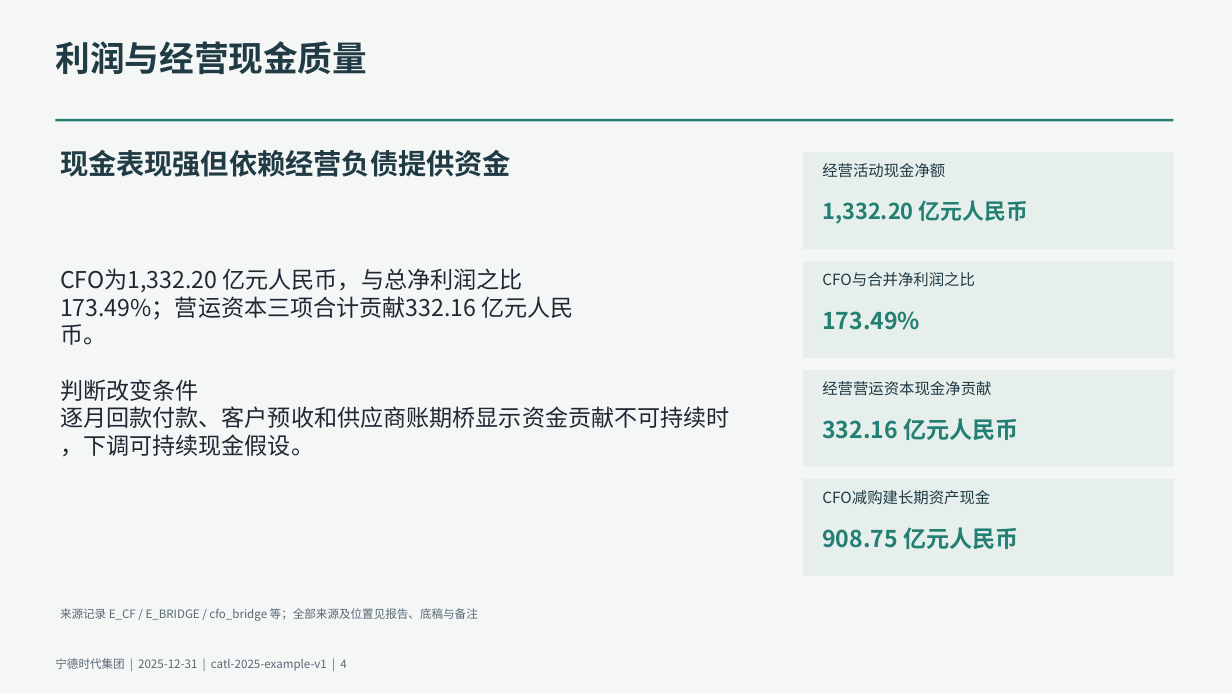
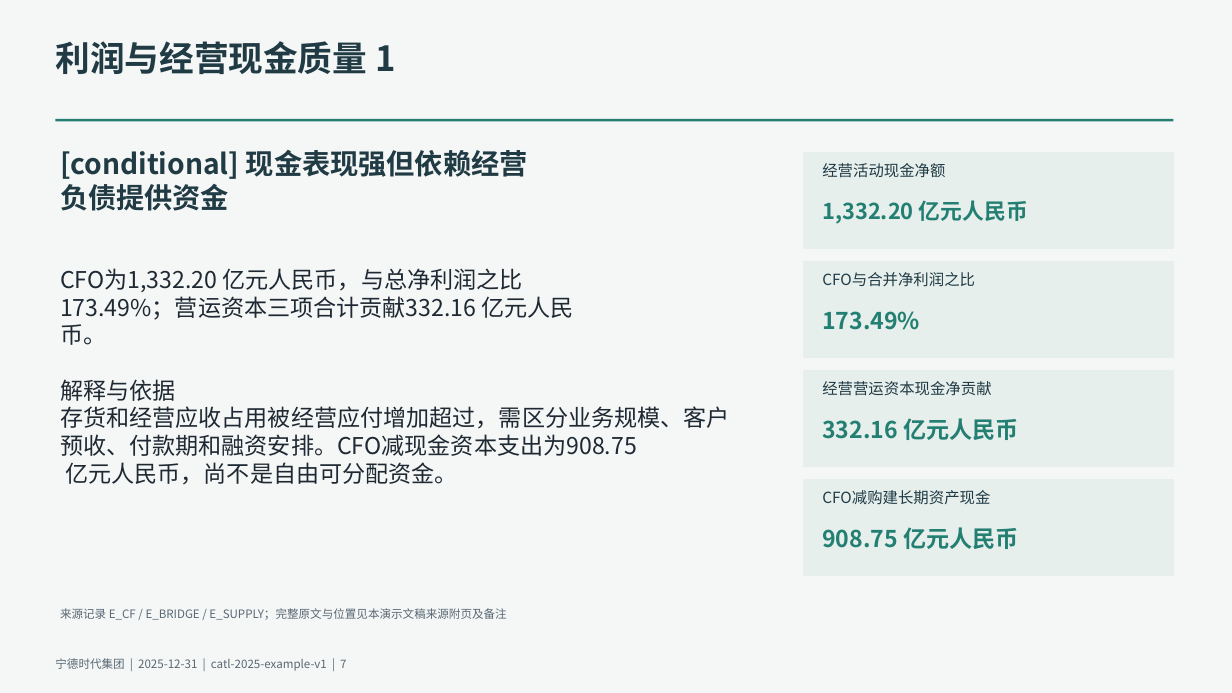
Before and after one commit to qingkongwanli0l/annual-report-analysis, a slide deck: slide 7 of examples/catl-2025/deliverables/presentation.pptx (slide 4 before the commit). Drawn at 1232x693 pixels with LibreOffice and Linux fonts; fonts in the diff are those of the drawing. Boxes give left, top, right and bottom in pixels: in the first picture for what was removed or moved away, otherwise in the second. Text is boxed around its words. In the diff, an @@ line names an element or a change of style, - is before the commit and + after.

```diff
--- a/examples/catl-2025/deliverables/presentation.pptx
+++ b/examples/catl-2025/deliverables/presentation.pptx
@@ text at bbox=[55, 41, 395, 74]: text changed @@
-利润与经营现金质量
+利润与经营现金质量 1
@@ text at bbox=[60, 150, 528, 211]: text changed @@
-现金表现强但依赖经营负债提供资金
+[conditional] 现金表现强但依赖经营
+负债提供资金
@@ text at bbox=[60, 379, 730, 485]: text changed @@
-判断改变条件
-逐月回款付款、客户预收和供应商账期桥显示资金贡献不可持续时
-，下调可持续现金假设。
+解释与依据
+存货和经营应收占用被经营应付增加超过，需区分业务规模、客户
+预收、付款期和融资安排。CFO减现金资本支出为908.75
+亿元人民币，尚不是自由可分配资金。
@@ text at bbox=[60, 608, 506, 620]: text changed @@
-来源记录 E_CF / E_BRIDGE / cfo_bridge 等；全部来源及位置见报告、底稿与备注
+来源记录 E_CF / E_BRIDGE / E_SUPPLY；完整原文与位置见本演示文稿来源附页及备注
@@ text at bbox=[55, 658, 346, 671]: text changed @@
-宁德时代集团 | 2025-12-31 | catl-2025-example-v1 | 4
+宁德时代集团 | 2025-12-31 | catl-2025-example-v1 | 7
```
Also in this commit, not shown: 8 other slides changed, 16 slides added, 18 other files.
